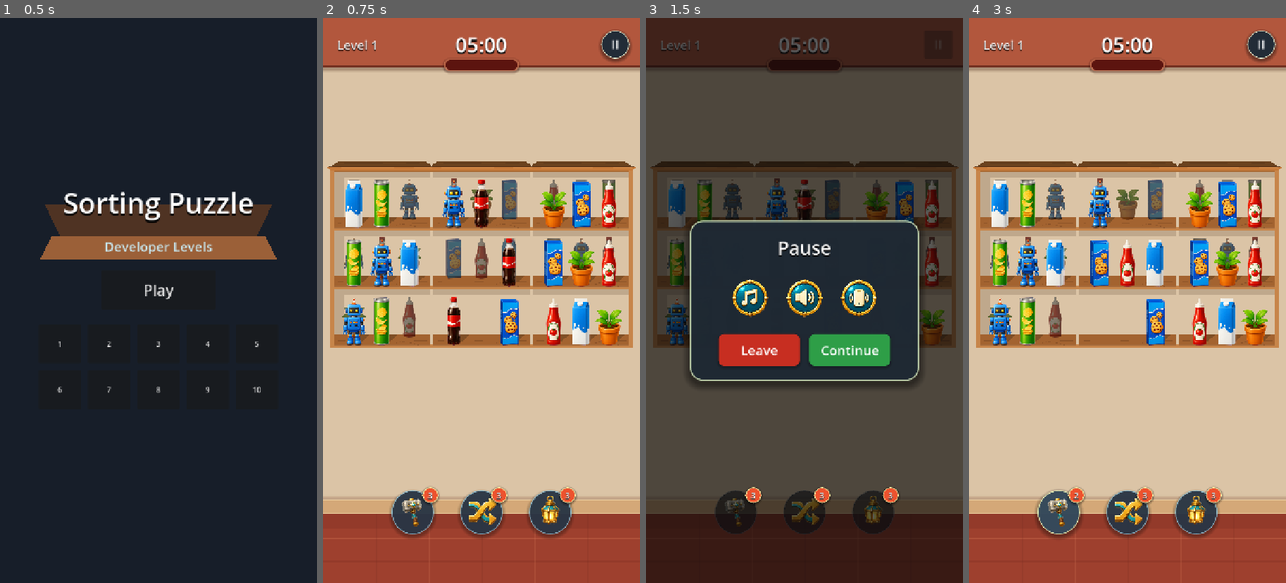
Above: before the commit, frames 1-4 (left to right).
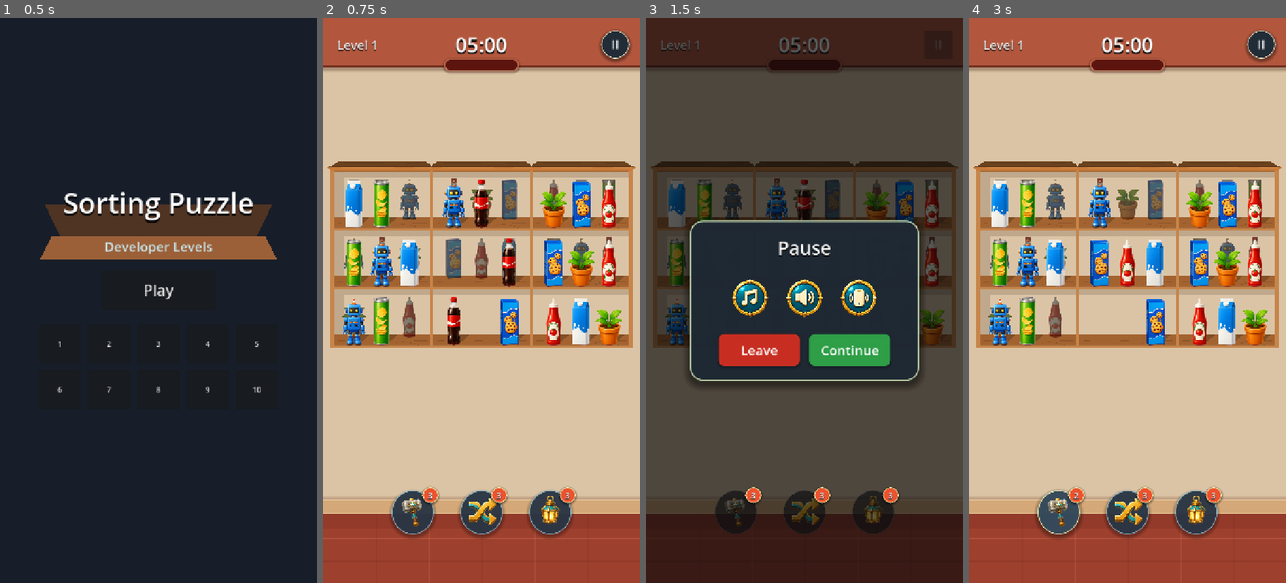
Above: after the commit, the same moments.

Repository: vladeque/sorting-puzzle
Game: Godot game, scene res://scenes/main_menu.tscn
Two runs of this game, one before a commit and one after it. Both use one fixed random seed, a clock stepped at 60 frames per second and the inputs below.
Inputs:
- Up to frame 1 (0.5 s): no input
- Up to frame 2 (0.75 s): click "Play" at 0.5 s
- Up to frame 3 (1.5 s): click "II" at 1.25 s
- Up to frame 4 (3 s): click "Continue" at 2 s; click "3" at 2.75 s

Frame 1 is identical in both runs. In frame 2, 0.5% of the frame differs, in the area x 33-67%, y 27-58%; in frame 3, 0.2%; in frame 4, 0.5%.

Commit message:
Restore shelf row dividers

Diff:
--- a/scripts/shelf.gd
+++ b/scripts/shelf.gd
@@ -149,7 +149,7 @@
 
 	_set_node_visible("BackWallLeftShade", _row_placement == ROW_PLACEMENT_LEFT)
 	_set_node_visible("LeftWall", _row_placement == ROW_PLACEMENT_LEFT)
-	_set_node_visible("RightWall", _row_placement == ROW_PLACEMENT_RIGHT)
+	_set_node_visible("RightWall", true)
 
 
 func _set_node_visible(node_name: String, should_show: bool) -> void:
Not shown, changed: docs/SCENES.md
